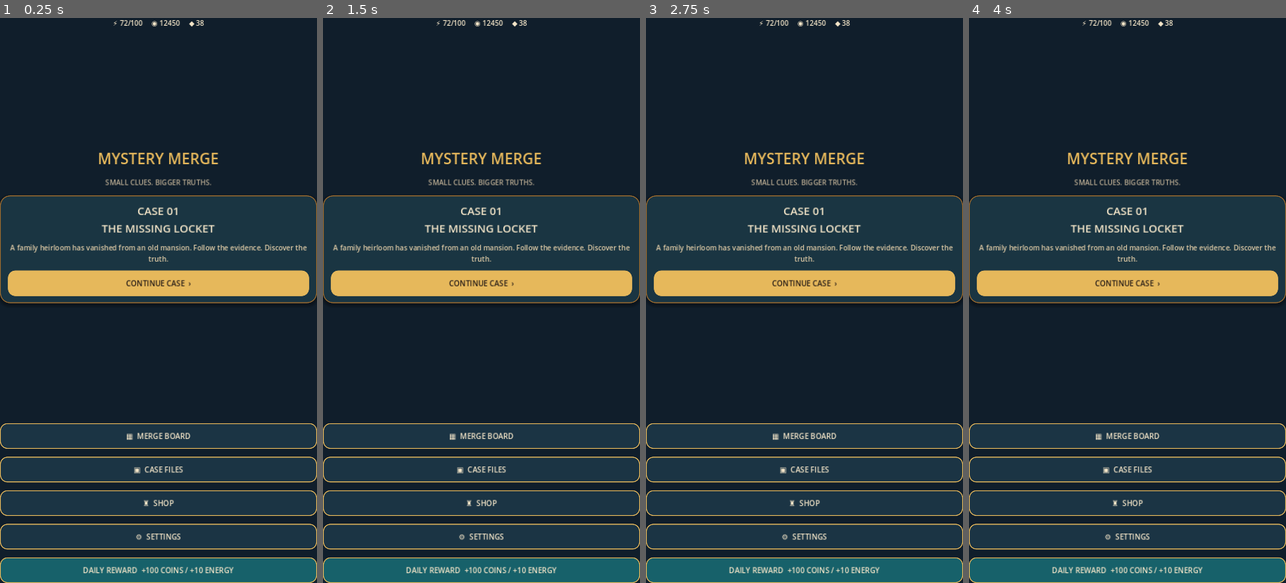
Above: before the commit, frames 1-4 (left to right).
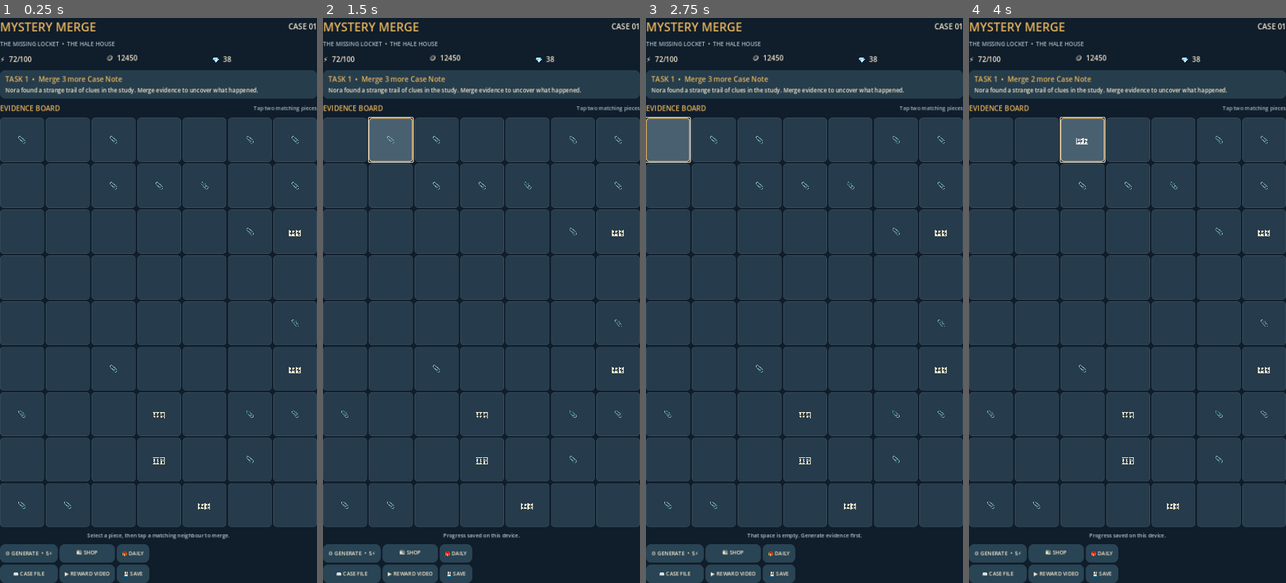
Above: after the commit, the same moments.

Repository: loydmawira-cyber/Mystery-Merge.
Game: Godot game, scene res://scenes/Main.tscn
The game is run twice, just before and just after one commit, with the same random seed, the same clock (stepped at 60 frames per second) and the same inputs.
Inputs (mouse positions are in pixels of both pictures, inside the frame that each line leads up to):
- Up to frame 1 (0.25 s): no input
- Up to frame 2 (1.5 s): click (345, 142) at 0.5 s, where only the run after the commit has a clickable "📎"; click (389, 142) at 1.27 s
- Up to frame 3 (2.75 s): click (668, 142) at 2.02 s
- Up to frame 4 (4 s): click (1035, 142) at 2.75 s, where only the run after the commit has a clickable "📎"; click (1083, 142) at 3.5 s, where only the run after the commit has a clickable "📎"

The runs differ from the first frame. In frame 1, 61% of the frame differs, in the area x 0-100%, y 0-100%; in frame 2, 61%; in frame 3, 61%; in frame 4, 61%.

Commit message:
Build playable merge board and game loop

Diff:
--- a/scripts/main.gd
+++ b/scripts/main.gd
@@ -1,5 +1,458 @@
 extends Control
 
+const COLS := 7
+const ROWS := 9
+const SAVE_PATH := "user://mystery_merge_save.json"
+const ITEMS := [
+	{"name":"Paper Clip","icon":"📎"},
+	{"name":"Case Note","icon":"🗒️"},
+	{"name":"Fingerprint","icon":"🖐️"},
+	{"name":"Magnifier","icon":"🔎"},
+	{"name":"Photo","icon":"📷"},
+	{"name":"Key","icon":"🗝️"},
+	{"name":"Locket","icon":"📿"},
+	{"name":"Final Clue","icon":"💎"}
+]
+const BG := Color("#101d2b")
+const PANEL := Color("#1b3040")
+const GOLD := Color("#e7b45b")
+const CREAM := Color("#f4e8ce")
+
+var board: Array[int] = []
+var selected := -1
+var energy := 72
+var coins := 12450
+var gems := 38
+var task_level := 2
+var task_goal := 3
+var task_done := 0
+var case_complete := false
+var sound_on := true
+var last_energy_time := 0
+var daily_claimed_day := -1
+var board_grid: GridContainer
+var energy_label: Label
+var coins_label: Label
+var gems_label: Label
+var task_label: Label
+var story_label: Label
+var status_label: Label
+var tile_buttons: Array[Button] = []
+var shop_panel: PanelContainer
+var timer: Timer
+
 func _ready() -> void:
-	NavigationManager.set_host(self)
-	NavigationManager.show_screen("home")
+	_load_game()
+	_apply_energy_regen()
+	_build_ui()
+	_refresh()
+	timer = Timer.new()
+	timer.wait_time = 10.0
+	timer.timeout.connect(_on_regen_tick)
+	add_child(timer)
+	timer.start()
+	get_viewport().size_changed.connect(_on_viewport_changed)
+
+func _build_ui() -> void:
+	for child in get_children():
+		remove_child(child)
+		child.queue_free()
+	var bg := ColorRect.new()
+	bg.color = BG
+	bg.set_anchors_and_offsets_preset(Control.PRESET_FULL_RECT)
+	add_child(bg)
+	var root := VBoxContainer.new()
+	root.set_anchors_and_offsets_preset(Control.PRESET_FULL_RECT)
+	root.add_theme_constant_override("separation", 10)
+	root.add_theme_color_override("font_color", CREAM)
+	root.add_theme_constant_override("margin_left", 18)
+	root.add_theme_constant_override("margin_right", 18)
+	root.add_theme_constant_override("margin_top", 16)
+	root.add_theme_constant_override("margin_bottom", 12)
+	add_child(root)
+
+	var header := HBoxContainer.new()
+	root.add_child(header)
+	var title := Label.new()
+	title.text = "MYSTERY MERGE"
+	title.size_flags_horizontal = Control.SIZE_EXPAND_FILL
+	title.add_theme_font_size_override("font_size", 27)
+	title.add_theme_color_override("font_color", GOLD)
+	header.add_child(title)
+	var case_badge := Label.new()
+	case_badge.text = "CASE 01"
+	case_badge.add_theme_color_override("font_color", CREAM)
+	case_badge.add_theme_font_size_override("font_size", 17)
+	header.add_child(case_badge)
+
+	var subtitle := Label.new()
+	subtitle.text = "THE MISSING LOCKET  •  THE HALE HOUSE"
+	subtitle.add_theme_font_size_override("font_size", 13)
+	subtitle.add_theme_color_override("font_color", Color("#a9bac4"))
+	root.add_child(subtitle)
+
+	var wallet := HBoxContainer.new()
+	root.add_child(wallet)
+	energy_label = _stat_label("⚡  %d/100" % energy)
+	coins_label = _stat_label("🪙  %d" % coins)
+	gems_label = _stat_label("💎  %d" % gems)
+	wallet.add_child(energy_label)
+	wallet.add_child(coins_label)
+	wallet.add_child(gems_label)
+
+	var task_card := PanelContainer.new()
+	task_card.add_theme_stylebox_override("panel", _panel_style(Color("#263d4c")))
+	root.add_child(task_card)
+	var task_box := VBoxContainer.new()
+	task_card.add_child(task_box)
+	task_label = Label.new()
+	task_label.add_theme_font_size_override("font_size", 16)
+	task_label.add_theme_color_override("font_color", GOLD)
+	task_box.add_child(task_label)
+	story_label = Label.new()
+	story_label.autowrap_mode = TextServer.AUTOWRAP_WORD_SMART
+	story_label.add_theme_font_size_override("font_size", 13)
+	story_label.add_theme_color_override("font_color", CREAM)
+	story_label.text = "Nora found a strange trail of clues in the study. Merge evidence to uncover what happened."
+	task_box.add_child(story_label)
+
+	var board_title := HBoxContainer.new()
+	root.add_child(board_title)
+	var board_caption := Label.new()
+	board_caption.text = "EVIDENCE BOARD"
+	board_caption.add_theme_color_override("font_color", GOLD)
+	board_caption.add_theme_font_size_override("font_size", 16)
+	board_caption.size_flags_horizontal = Control.SIZE_EXPAND_FILL
+	board_title.add_child(board_caption)
+	var board_hint := Label.new()
+	board_hint.text = "Tap two matching pieces"
+	board_hint.add_theme_font_size_override("font_size", 12)
+	board_hint.add_theme_color_override("font_color", Color("#a9bac4"))
+	board_title.add_child(board_hint)
+
+	board_grid = GridContainer.new()
+	board_grid.columns = COLS
+	board_grid.size_flags_horizontal = Control.SIZE_EXPAND_FILL
+	board_grid.size_flags_vertical = Control.SIZE_EXPAND_FILL
+	board_grid.add_theme_constant_override("h_separation", 4)
+	board_grid.add_theme_constant_override("v_separation", 4)
+	root.add_child(board_grid)
+	tile_buttons.clear()
+	for i in range(ROWS * COLS):
+		var b := Button.new()
+		b.custom_minimum_size = Vector2(0, 66)
+		b.size_flags_horizontal = Control.SIZE_EXPAND_FILL
+		b.size_flags_vertical = Control.SIZE_EXPAND_FILL
+		b.add_theme_font_size_override("font_size", 19)
+		b.add_theme_color_override("font_color", CREAM)
+		b.add_theme_stylebox_override("normal", _tile_style(false))
+		b.add_theme_stylebox_override("hover", _tile_style(true))
+		b.add_theme_stylebox_override("pressed", _tile_style(true))
+		b.pressed.connect(_on_tile_pressed.bind(i))
+		board_grid.add_child(b)
+		tile_buttons.append(b)
+
+	status_label = Label.new()
+	status_label.text = "Select a piece, then tap a matching neighbour to merge."
+	status_label.horizontal_alignment = HORIZONTAL_ALIGNMENT_CENTER
+	status_label.autowrap_mode = TextServer.AUTOWRAP_WORD_SMART
+	status_label.add_theme_font_size_override("font_size", 12)
+	status_label.add_theme_color_override("font_color", Color("#b6c8d0"))
+	root.add_child(status_label)
+
+	var actions := GridContainer.new()
+	actions.columns = 3
+	root.add_child(actions)
+	_add_action(actions, "⚙ GENERATE  •  5⚡", _on_generate)
+	_add_action(actions, "🛍 SHOP", _open_shop)
+	_add_action(actions, "🎁 DAILY", _claim_daily)
+	_add_action(actions, "📖 CASE FILE", _show_case_file)
+	_add_action(actions, "▶ REWARD VIDEO", _reward_ad)
+	_add_action(actions, "💾 SAVE", _save_game)
+	shop_panel = PanelContainer.new()
+	shop_panel.visible = false
+	shop_panel.add_theme_stylebox_override("panel", _panel_style(Color("#314757")))
+	root.add_child(shop_panel)
+	_build_shop()
+
+func _stat_label(value: String) -> Label:
+	var l := Label.new()
+	l.text = value
+	l.size_flags_horizontal = Control.SIZE_EXPAND_FILL
+	l.add_theme_font_size_override("font_size", 16)
+	l.add_theme_color_override("font_color", CREAM)
+	return l
+
+func _panel_style(color: Color) -> StyleBoxFlat:
+	var s := StyleBoxFlat.new()
+	s.bg_color = color
+	s.corner_radius_top_left = 12
+	s.corner_radius_top_right = 12
+	s.corner_radius_bottom_left = 12
+	s.corner_radius_bottom_right = 12
+	s.content_margin_left = 12
+	s.content_margin_right = 12
+	s.content_margin_top = 9
+	s.content_margin_bottom = 9
+	return s
+
+func _tile_style(highlight: bool) -> StyleBoxFlat:
+	var s := StyleBoxFlat.new()
+	s.bg_color = Color("#496071") if highlight else Color("#263b4b")
+	s.border_color = GOLD if highlight else Color("#3a5261")
+	s.set_border_width_all(2 if highlight else 1)
+	s.corner_radius_top_left = 7
+	s.corner_radius_top_right = 7
+	s.corner_radius_bottom_left = 7
+	s.corner_radius_bottom_right = 7
+	return s
+
+func _add_action(parent: GridContainer, caption: String, callback: Callable) -> void:
+	var b := Button.new()
+	b.text = caption
+	b.custom_minimum_size = Vector2(0, 42)
+	b.add_theme_font_size_override("font_size", 12)
+	b.add_theme_color_override("font_color", CREAM)
+	b.add_theme_stylebox_override("normal", _panel_style(Color("#294454")))
+	b.pressed.connect(callback)
+	parent.add_child(b)
+
+func _build_shop() -> void:
+	var box := VBoxContainer.new()
+	shop_panel.add_child(box)
+	var heading := Label.new()
+	heading.text = "FIELD SUPPLIES"
+	heading.add_theme_color_override("font_color", GOLD)
+	heading.add_theme_font_size_override("font_size", 17)
+	box.add_child(heading)
+	var energy_buy := Button.new()
+	energy_buy.text = "Buy 25 Energy  —  500 Coins"
+	energy_buy.pressed.connect(_buy_energy)
+	box.add_child(energy_buy)
+	var close := Button.new()
+	close.text = "Close"
+	close.pressed.connect(func(): shop_panel.visible = false)
+	box.add_child(close)
+
+func _refresh() -> void:
+	if energy_label == null:
+		return
+	energy_label.text = "⚡  %d/100" % energy
+	coins_label.text = "🪙  %d" % coins
+	gems_label.text = "💎  %d" % gems
+	if case_complete:
+		task_label.text = "CASE COMPLETE — THE MISSING LOCKET"
+		story_label.text = "The locket has been recovered. The evidence points to a hidden compartment behind the study clock. More cases are coming."
+	else:
+		task_label.text = "TASK %d  •  Merge %d more %s" % [_task_number(), maxi(0, task_goal - task_done), ITEMS[task_level - 1].name]
+	for i in range(tile_buttons.size()):
+		var level: int = board[i]
+		var b: Button = tile_buttons[i]
+		if level <= 0:
+			b.text = ""
+			b.disabled = false
+		else:
+			b.text = ITEMS[mini(level - 1, ITEMS.size() - 1)].icon
+			b.tooltip_text = ITEMS[mini(level - 1, ITEMS.size() - 1)].name
+			b.disabled = false
+		b.add_theme_stylebox_override("normal", _tile_style(i == selected))
+
+func _task_number() -> int:
+	if task_level == 2: return 1
+	if task_level == 3: return 2
+	return 3
+
+func _on_tile_pressed(index: int) -> void:
+	if case_complete:
+		status_label.text = "Case complete. Open the case file for the conclusion."
+		return
+	if selected == -1:
+		if board[index] <= 0:
+			status_label.text = "That space is empty. Generate evidence first."
+			return
+		selected = index
+		status_label.text = "Selected %s. Choose an adjacent matching piece." % ITEMS[board[index] - 1].name
+		_refresh()
+		return
+	if selected == index:
+		selected = -1
+		_refresh()
+		return
+	var from_level: int = board[selected]
+	var to_level: int = board[index]
+	if from_level > 0 and from_level == to_level and _are_adjacent(selected, index):
+		board[index] = mini(to_level + 1, ITEMS.size())
+		board[selected] = 0
+		selected = -1
+		_on_merge(board[index])
+		status_label.text = "Merged into %s!" % ITEMS[board[index] - 1].name
+		_save_game()
+	elif to_level == 0 and from_level > 0 and _are_adjacent(selected, index):
+		board[index] = from_level
+		board[selected] = 0
+		selected = -1
+		status_label.text = "Evidence moved."
+		_save_game()
+	else:
+		if to_level > 0:
+			selected = index
+			status_label.text = "Piece selected. Match it with an adjacent identical piece."
+		else:
+			status_label.text = "Move evidence only to an adjacent empty space."
+	_refresh()
+
+func _are_adjacent(a: int, b: int) -> bool:
+	var ar := int(a / COLS)
+	var ac := a % COLS
+	var br := int(b / COLS)
+	var bc := b % COLS
+	return abs(ar - br) + abs(ac - bc) == 1
+
+func _on_merge(level: int) -> void:
+	if level >= task_level:
+		task_done += 1
+		if task_done >= task_goal:
+			coins += 250
+			if task_level == 2:
+				task_level = 3
+				task_goal = 2
+			elif task_level == 3:
+				task_level = 4
+				task_goal = 1
+			else:
+				case_complete = true
+				gems += 10
+			task_done = 0
+			story_label.text = "New evidence unlocked. Nora follows the clues deeper into the house."
+			status_label.text = "Task completed! +250 coins."
+	_refresh()
+
+func _on_generate() -> void:
+	if not _spend_energy(5):
+		status_label.text = "Not enough energy. Wait for regeneration or visit the shop."
+		return
+	var empty: Array[int] = []
+	for i in range(board.size()):
+		if board[i] == 0:
+			empty.append(i)
+	if empty.is_empty():
+		energy = mini(100, energy + 5)
+		status_label.text = "Board full. Move pieces or merge them to make room."
+	else:
+		var spot: int = empty[randi() % empty.size()]
+		board[spot] = 1
+		status_label.text = "Fresh evidence generated in the study."
+	_save_game()
+	_refresh()
+
+func _spend_energy(amount: int) -> bool:
+	if energy < amount:
+		return false
+	energy -= amount
+	return true
+
+func _buy_energy() -> void:
+	if coins < 500:
+		status_label.text = "You need 500 coins for energy."
+	else:
+		coins -= 500
+		energy = mini(100, energy + 25)
+		status_label.text = "Purchased 25 energy."
+		_save_game()
+	_refresh()
+
+func _open_shop() -> void:
+	shop_panel.visible = not shop_panel.visible
+	_refresh()
+
+func _claim_daily() -> void:
+	var day := int(Time.get_unix_time_from_system() / 86400)
+	if daily_claimed_day == day:
+		status_label.text = "Daily reward already collected. Come back tomorrow."
+	else:
+		daily_claimed_day = day
+		coins += 500
+		energy = mini(100, energy + 10)
+		status_label.text = "Daily reward collected: 500 coins and 10 energy!"
+		_save_game()
+	_refresh()
+
+func _reward_ad() -> void:
+	energy = mini(100, energy + 10)
+	status_label.text = "Reward video demo: +10 energy. Connect an ad network before release."
+	_save_game()
+	_refresh()
+
+func _show_case_file() -> void:
+	if case_complete:
+		story_label.text = "CASE CLOSED: The Missing Locket. Nora found the locket hidden behind the study clock. Case 02 — The Silent Portrait — is coming soon."
+	else:
+		story_label.text = "CASE FILE: Claire reported the locket missing after the family dinner. Search the study, merge evidence and follow the trail."
+	status_label.text = "Case notes updated."
+
+func _on_regen_tick() -> void:
+	var now := int(Time.get_unix_time_from_system())
+	var elapsed := now - last_energy_time
+	if elapsed >= 120 and energy < 100:
+		var gained := mini(100 - energy, int(elapsed / 120))
+		energy += gained
+		last_energy_time += gained * 120
+		_save_game()
+		_refresh()
+
+func _apply_energy_regen() -> void:
+	var now := int(Time.get_unix_time_from_system())
+	if last_energy_time <= 0:
+		last_energy_time = now
+	var gained := mini(100 - energy, int(maxi(0, now - last_energy_time) / 120))
+	energy += gained
+	last_energy_time += gained * 120
+
+func _save_game() -> void:
+	last_energy_time = int(Time.get_unix_time_from_system())
+	var data := {
+		"board": board, "energy": energy, "coins": coins, "gems": gems,
+		"task_level": task_level, "task_goal": task_goal, "task_done": task_done,
+		"case_complete": case_complete, "last_energy_time": last_energy_time,
+		"daily_claimed_day": daily_claimed_day, "sound_on": sound_on
+	}
+	var file := FileAccess.open(SAVE_PATH, FileAccess.WRITE)
+	if file:
+		file.store_string(JSON.stringify(data))
+		status_label.text = "Progress saved on this device."
+	_refresh()
+
+func _load_game() -> void:
+	var file := FileAccess.open(SAVE_PATH, FileAccess.READ)
+	if file:
+		var parsed = JSON.parse_string(file.get_as_text())
+		if parsed is Dictionary:
+			energy = int(parsed.get("energy", energy))
+			coins = int(parsed.get("coins", coins))
+			gems = int(parsed.get("gems", gems))
+			task_level = int(parsed.get("task_level", task_level))
+			task_goal = int(parsed.get("task_goal", task_goal))
+			task_done = int(parsed.get("task_done", task_done))
+			case_complete = bool(parsed.get("case_complete", false))
+			last_energy_time = int(parsed.get("last_energy_time", 0))
+			daily_claimed_day = int(parsed.get("daily_claimed_day", -1))
+			sound_on = bool(parsed.get("sound_on", true))
+			var saved_board = parsed.get("board", [])
+			if saved_board is Array and saved_board.size() == ROWS * COLS:
+				board.clear()
+				for value in saved_board:
+					board.append(int(value))
+	if board.is_empty():
+		board.resize(ROWS * COLS)
+		board.fill(0)
+		for i in range(24):
+			var spot := randi() % board.size()
+			board[spot] = 1
+		for i in range(5):
+			var spot := randi() % board.size()
+			board[spot] = 2
+		last_energy_time = int(Time.get_unix_time_from_system())
+
+func _on_viewport_changed() -> void:
+	for b in tile_buttons:
+		b.custom_minimum_size.y = clampf(get_viewport_rect().size.y / 19.0, 48.0, 76.0)
